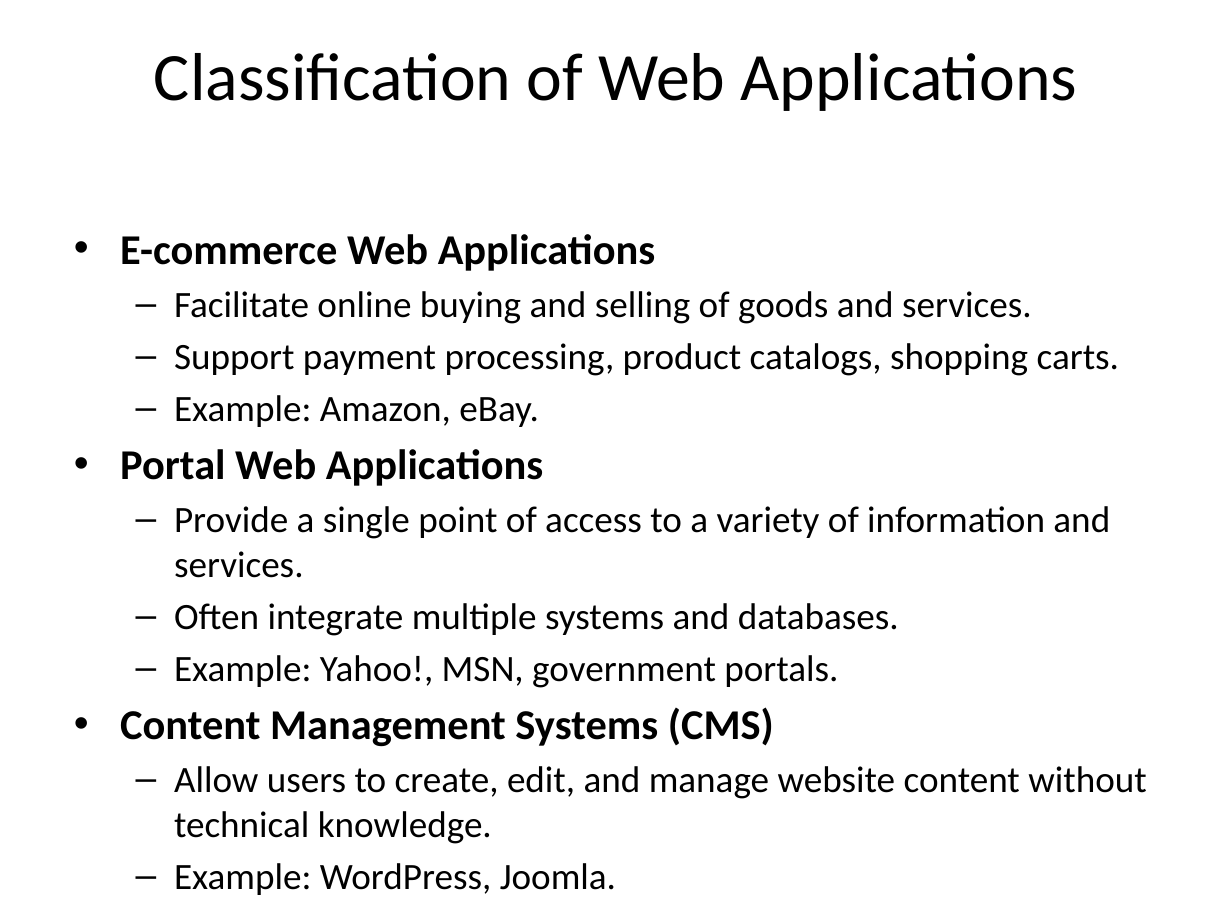
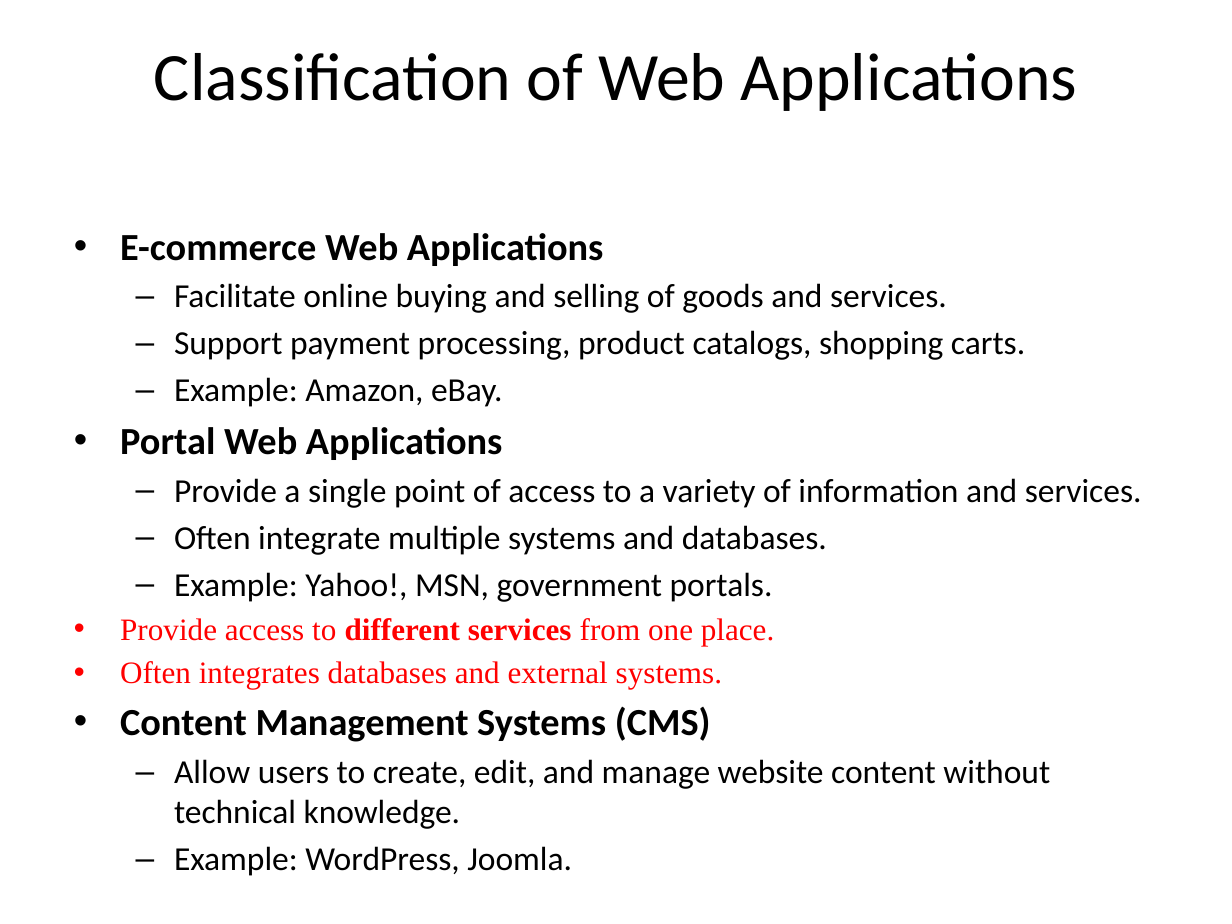
Before and after one commit to alamin20cse/4-1, a slide deck: slide 13 of Web Engineering/CSE 413_ Lec01.pptx (slide 12 before the commit). Drawn at 1232x924 pixels with LibreOffice and Linux fonts; fonts in the diff are those of the drawing. Boxes give left, top, right and bottom in pixels: in the first picture for what was removed or moved away, otherwise in the second. Text is boxed around its words. In the diff, an @@ line names an element or a change of style, - is before the commit and + after.

```diff
--- a/Web Engineering/CSE 413_ Lec01.pptx
+++ b/Web Engineering/CSE 413_ Lec01.pptx
@@ text at box(120, 233, 1142, 829): size 24.8 to 22.4 pt in "E-commerce Web Applications", "Portal Web Applications", "Content Management Systems (CMS)"; size 21.7 to 19.6 pt in "Facilitate online buying and selling of goods ...", "Support payment processing, product catalogs, shopping carts ...", "Example: Amazon, eBay.", "Provide a single point of access to ..." and 4 more places @@
@@ text at box(120, 618, 774, 689): paragraphs added @@
+• Provide access to different services from one place.
+• Often integrates databases and external systems.
```
Also in this commit, not shown: 2 other slides changed, 1 slide added, 13 other files.
